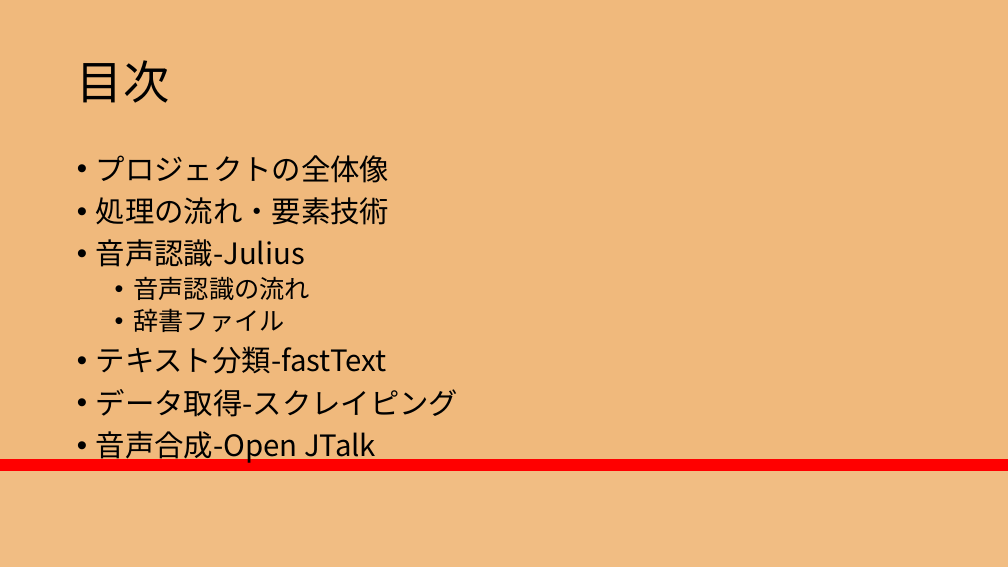
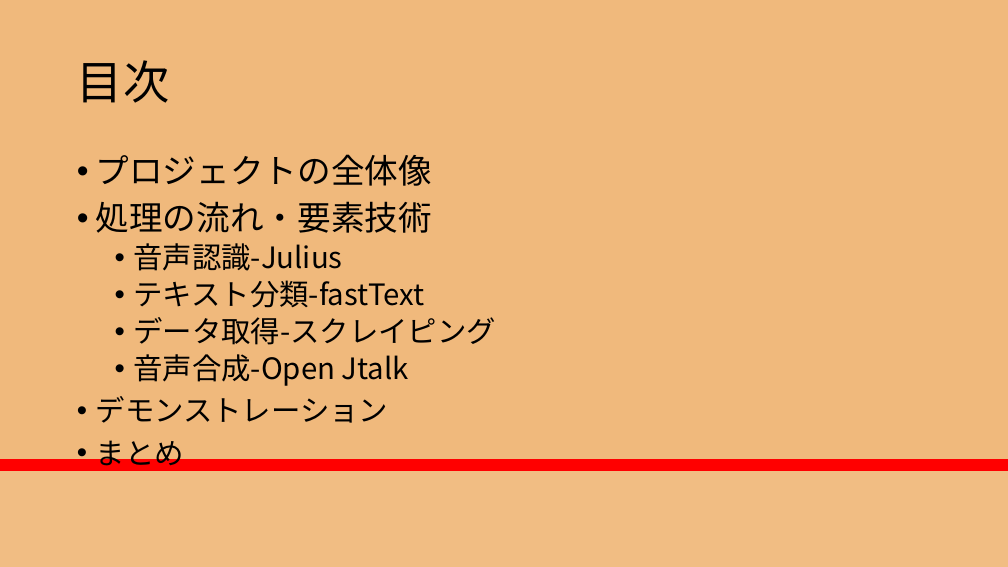
Before and after one commit to RikiishiSuzunosuke/AIspeaker_yosie, a slide deck: slide 2 of presentation/AIスピーカー開発_3_main.pptx. Drawn at 1008x567 pixels with LibreOffice and Linux fonts; fonts in the diff are those of the drawing. Boxes give left, top, right and bottom in pixels: in the first picture for what was removed or moved away, otherwise in the second. Text is boxed around its words. In the diff, an @@ line names an element or a change of style, - is before the commit and + after.

Commit message:
ppt update

```diff
--- a/presentation/AIスピーカー開発_3_main.pptx
+++ b/presentation/AIスピーカー開発_3_main.pptx
@@ text at <box>96,154,497,345</box>: size 28 to 32 pt in "プロジェクトの全体像", "処理の流れ・要素技術"; list level 1 to 2 in "音声認識-Julius"; list level 1 to 2 in "テキスト分類-fastText"; list level 1 to 2 in "データ取得-スクレイピング" @@
@@ text at <box>134,276,310,332</box>: paragraphs removed @@
-  • 音声認識の流れ
-  • 辞書ファイル
@@ text at <box>96,354,409,471</box>: text changed @@
-• 音声合成-Open JTalk
+  • 音声合成-Open Jtalk
+• デモンストレーション
+• まとめ
```
Also in this commit, not shown: 2 other slides changed, 4 slides added.
